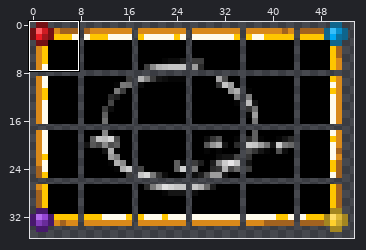
File history of a pixel-art sprite, Tiles/KeepMovingForward.png. Above: a wide view before the commit, with the close-up outlined.
Close-up. Before the commit:
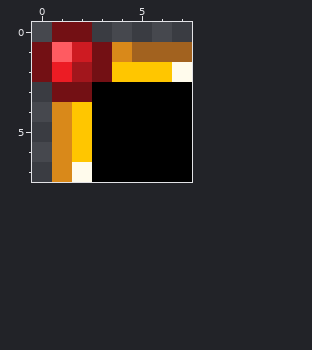
The file is 108x72 pixels, drawn in blocks of 2x2; one block is one cell here. Colours within 5 levels of each other are drawn and written as one. Shown: x 0..7, y 0..7. The commit also changed other parts of the picture, which this record leaves out.
The same view after the edit:
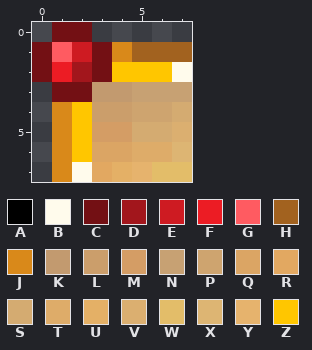
Palette (. is transparent): A #000000  B #fffbec  C #731014  D #a2161c  E #ce1b22  F #ec1c24  G #ff5b61  H #a2621f  J #d9891a  K #c29a6f  L #cb9e6b  M #d49d65  N #c7a173  P #cea46f  Q #dba564  R #e2a861  S #d4ab71  T #deac69  U #e4b066  V #dbaf70  W #e3bd69  X #ddb573  Y #e6b36d  Z #ffc600
Changes in this commit:
Changed rows in their new state; - is an unchanged pixel.
first column x 3:
3 KKNNN
4 LLPPS
5 MMSSV
6 QQTTX
7 RUYWW
